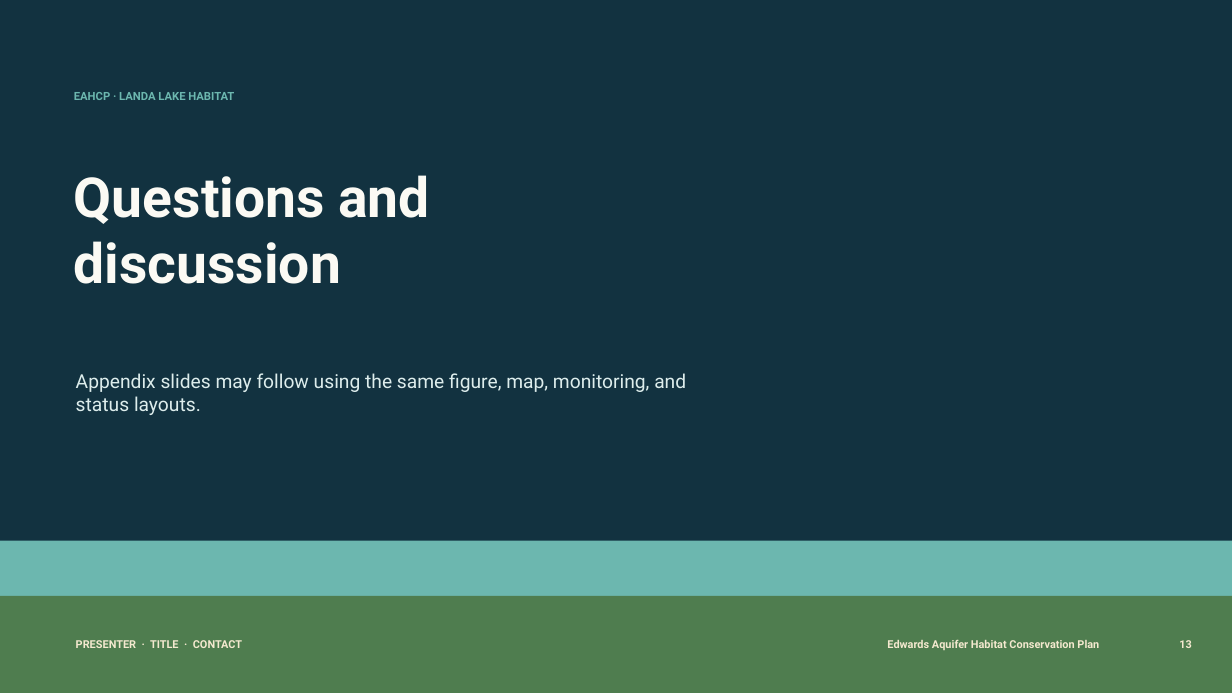
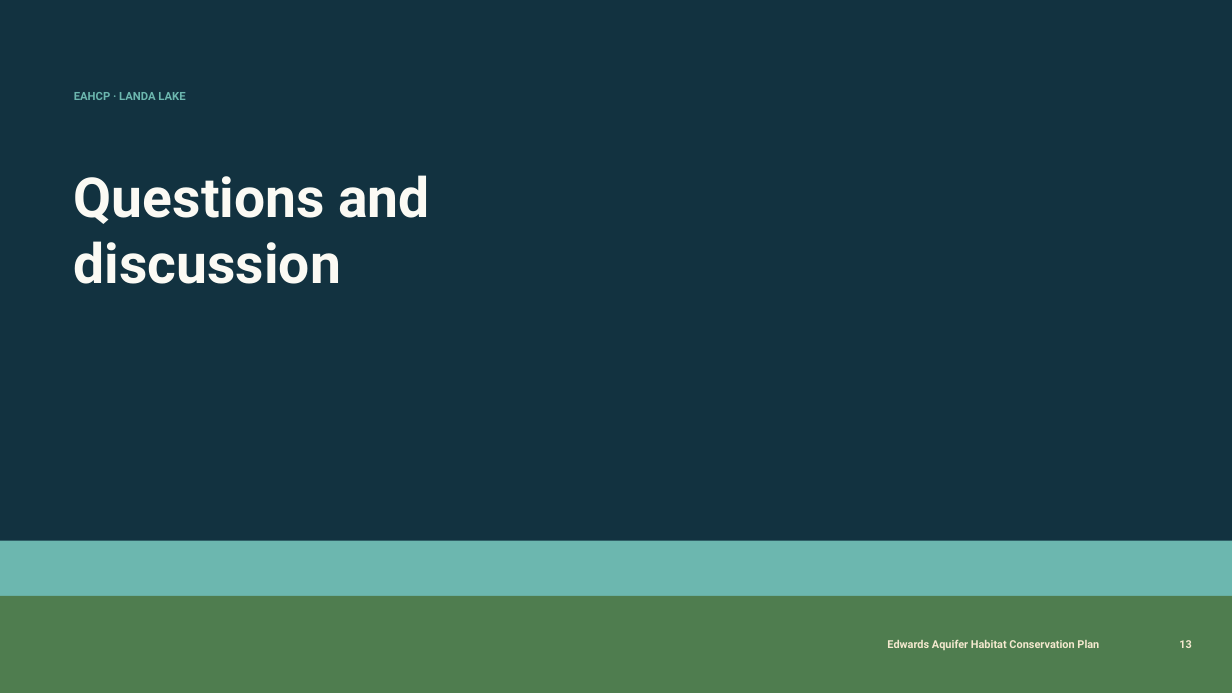
Before and after one commit to cfurl/EAHCP-Fall-2026-Sci-Comm, a slide deck: slide 26 of Comal_mgt_presentation/EAHCP_Landa_Lake.pptx. Drawn at 1232x693 pixels with LibreOffice and Linux fonts; fonts in the diff are those of the drawing. Boxes give left, top, right and bottom in pixels: in the first picture for what was removed or moved away, otherwise in the second. Text is boxed around its words. In the diff, an @@ line names an element or a change of style, - is before the commit and + after.

```diff
--- a/Comal_mgt_presentation/EAHCP_Landa_Lake.pptx
+++ b/Comal_mgt_presentation/EAHCP_Landa_Lake.pptx
@@ text at <box>74,92,185,100</box>: text changed @@
-EAHCP · LANDA LAKE HABITAT
+EAHCP · LANDA LAKE
@@ text removed at <box>76,373,686,415</box> @@
-Appendix slides may follow using the same figure, map, monitoring, and status layouts.
@@ text removed at <box>76,640,242,648</box> @@
-PRESENTER · TITLE · CONTACT
```
Also in this commit, not shown: 3 other slides changed, 8 other files.
